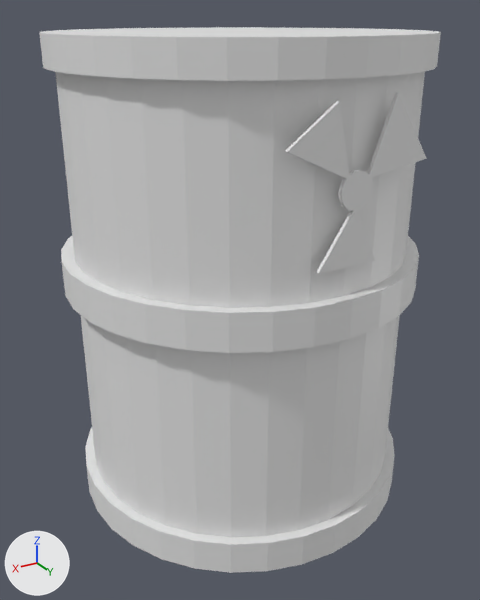
What one commit did to the Blender file Assets/Blender Files/nuclear_waste_fixed.blend.
Camera for both pictures: a 50 mm camera at (2.02, 3.36, 2.94) aimed at (0.03, 0.06, 1.28). Lighting does not change. The marker at lower left points along +X, +Y and +Z.

Before the edit, the objects in view are built like this:
```python
me_cylinder = bpy.data.meshes.new('Cylinder')
me_cylinder.from_pydata(...)  # 460 vertices, 400 faces; spans x -1.07..1.07, y -1.07..1.07, z -1.41..1.41
ob_cylinder = bpy.data.objects.new('Cylinder', me_cylinder)
ob_cylinder.location = (0.0, 0.0, 1.443)
```
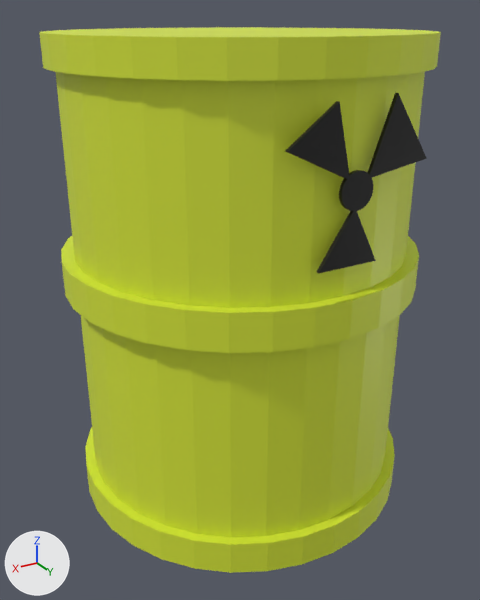
Boxes (x1, y1, x2, y2) around the edits, measured in the pictures (480 x 600 px):
part 1 of me_cylinder, recoloured (grey to yellow)
    both: (61, 236, 419, 537)
part 2 of me_cylinder, recoloured (grey to yellow)
    both: (39, 32, 441, 308)
part 3 of me_cylinder, recoloured (grey to yellow)
    both: (85, 427, 395, 573)
part 4 of me_cylinder, recoloured (white to yellow)
    both: (40, 27, 440, 37)
part 5 of me_cylinder, recoloured (grey to black)
    both: (285, 93, 426, 273)

What changed in the scene script:
```text
Add mat_barrel:
    mat_barrel = principled_material("barrel'")
    mat_barrel.base_color = (0.68, 0.799, 0.0382)  # yellow #d7e737
Add mat_symbol:
    mat_symbol = principled_material('Symbol')
    mat_symbol.base_color = (0.0, 0.0, 0.0)  # black #000000
Change me_cylinder:
    where me_cylinder.from_pydata(...)  # 460 vertices, 400 faces; spans x -1.07..1.07, y -1.07..1.07, z -1.41..1.41
    used by ob_cylinder; location = (0.0, 0.0, 1.443)
    me_cylinder part 1: 192 of the faces centred in x -1.06..1.06, y -1.06..1.06, z -0.61..0.2 switch from no material to mat_barrel (yellow #d7e737)
    me_cylinder part 2: 96 of the faces centred in x -1.05..1.05, y -1.05..1.05, z 0.72..1.33 switch from no material to mat_barrel (yellow #d7e737)
    me_cylinder part 3: 64 of the faces centred in x -1.05..1.05, y -1.05..1.05, z -1.31..-1.21 switch from no material to mat_barrel (yellow #d7e737)
    me_cylinder part 4: 1 of the faces centred in x 0.0, y 0.0, z 1.41 switch from no material to mat_barrel (yellow #d7e737)
    me_cylinder part 5: all 46 faces centred in x -0.31..0.27, y 1.04..1.06, z 0.38..1.06 switch from no material to mat_symbol (black #000000)
```
